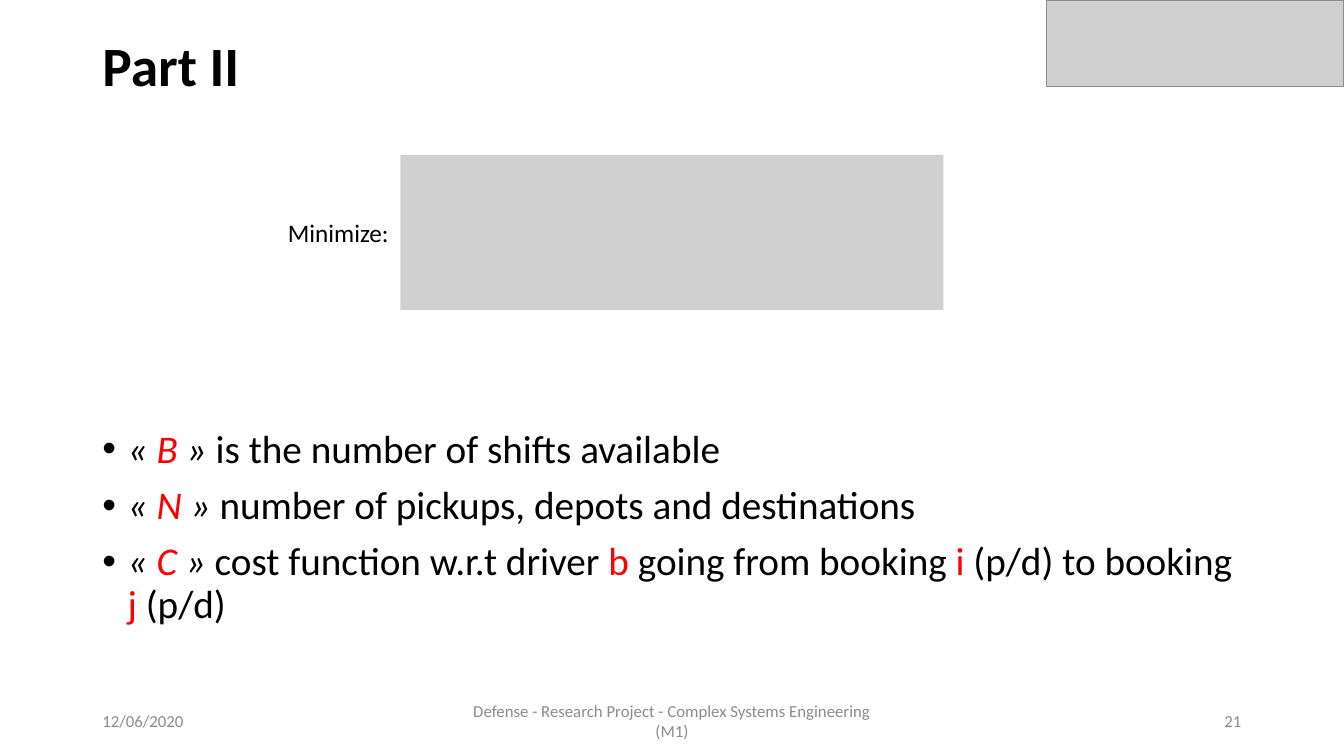
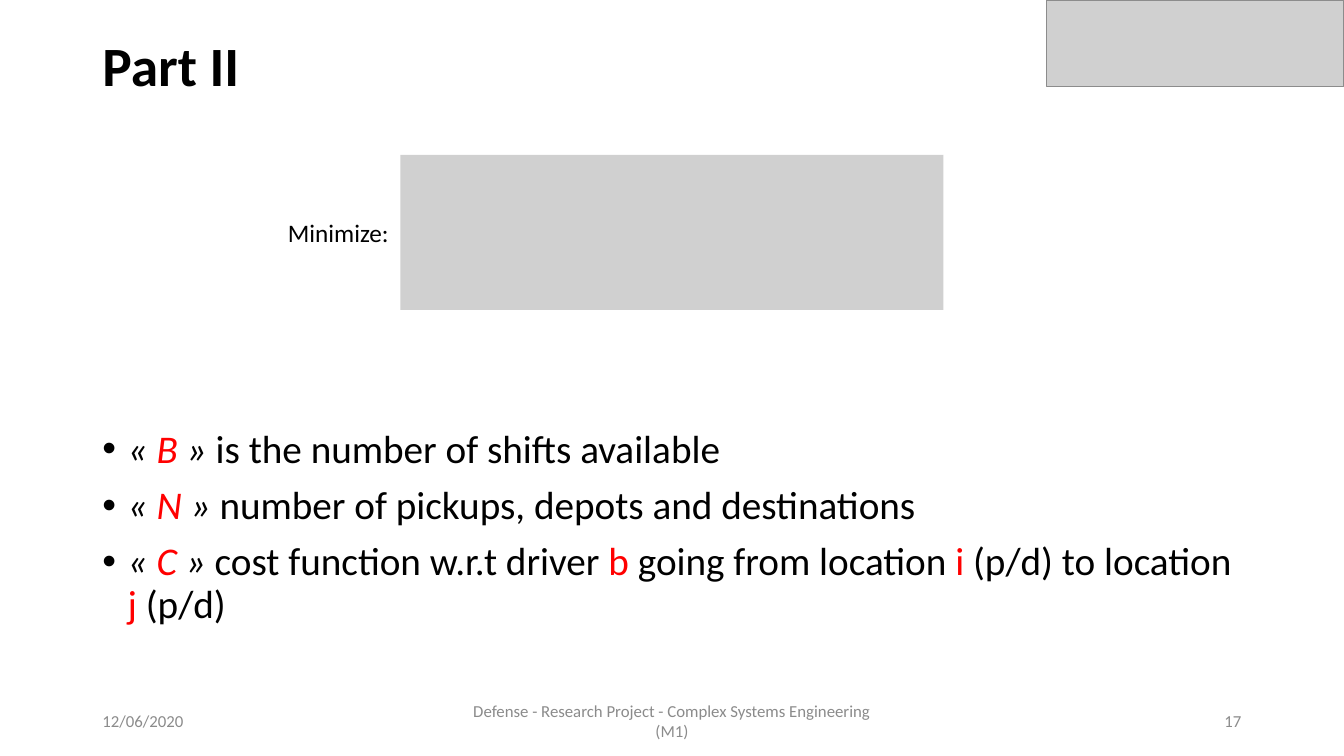
Before and after one commit to AymanABDELHAMID/OD_MTO_DARP, a slide deck: slide 17 of Presentation/presentation_AymanMahmoud.pptx (slide 21 before the commit). Drawn at 1344x756 pixels with LibreOffice and Linux fonts; fonts in the diff are those of the drawing; grey boxes stand for pictures. Boxes give left, top, right and bottom in pixels: in the first picture for what was removed or moved away, otherwise in the second. Text is boxed around its words. In the diff, an @@ line names an element or a change of style, - is before the commit and + after.

```diff
--- a/Presentation/presentation_AymanMahmoud.pptx
+++ b/Presentation/presentation_AymanMahmoud.pptx
@@ text at [128,546,1231,625]: text changed @@
-• « C » cost function w.r.t driver b going from booking i (p/d) to booking j (p/d)
+• « C » cost function w.r.t driver b going from location i (p/d) to location j (p/d)
@@ page number at [1224,716,1241,727]: text changed @@
-21
+17
```
Also in this commit, not shown: 14 other slides changed, 1 slide added, 4 slides removed, 2 other files.
